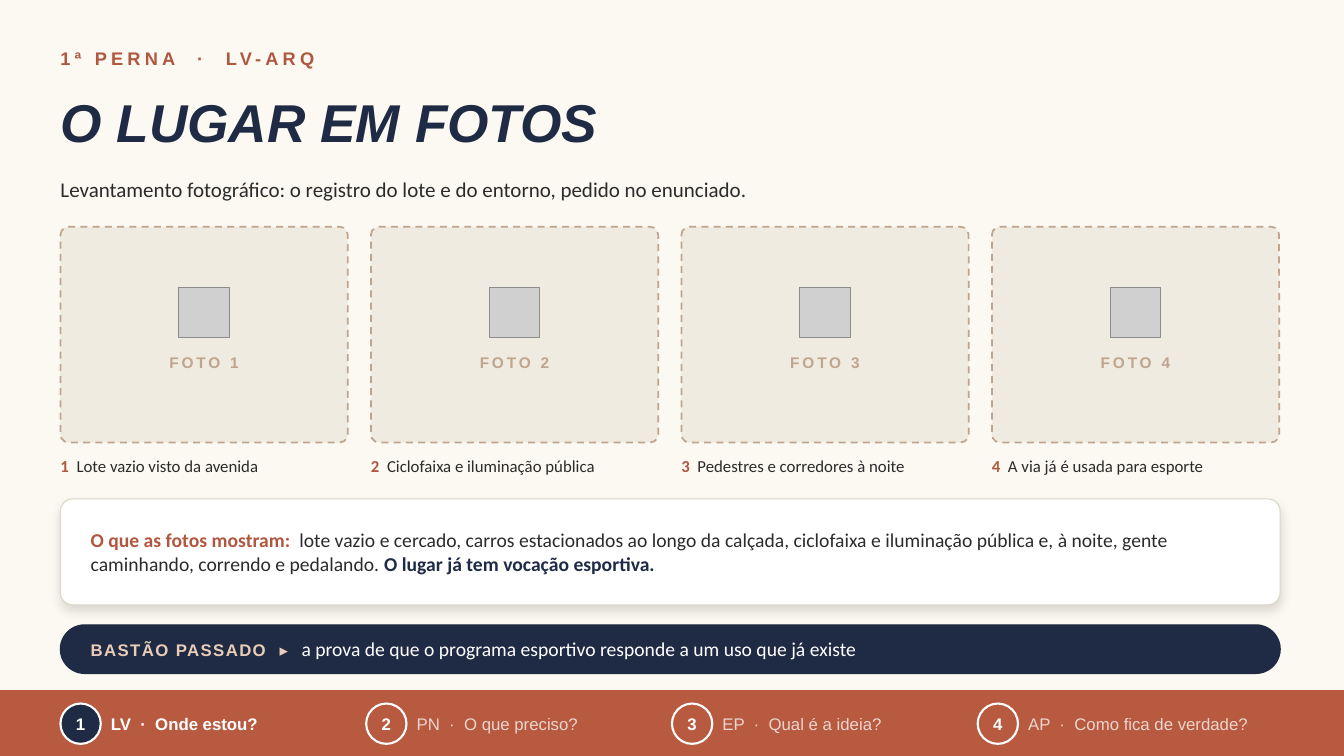
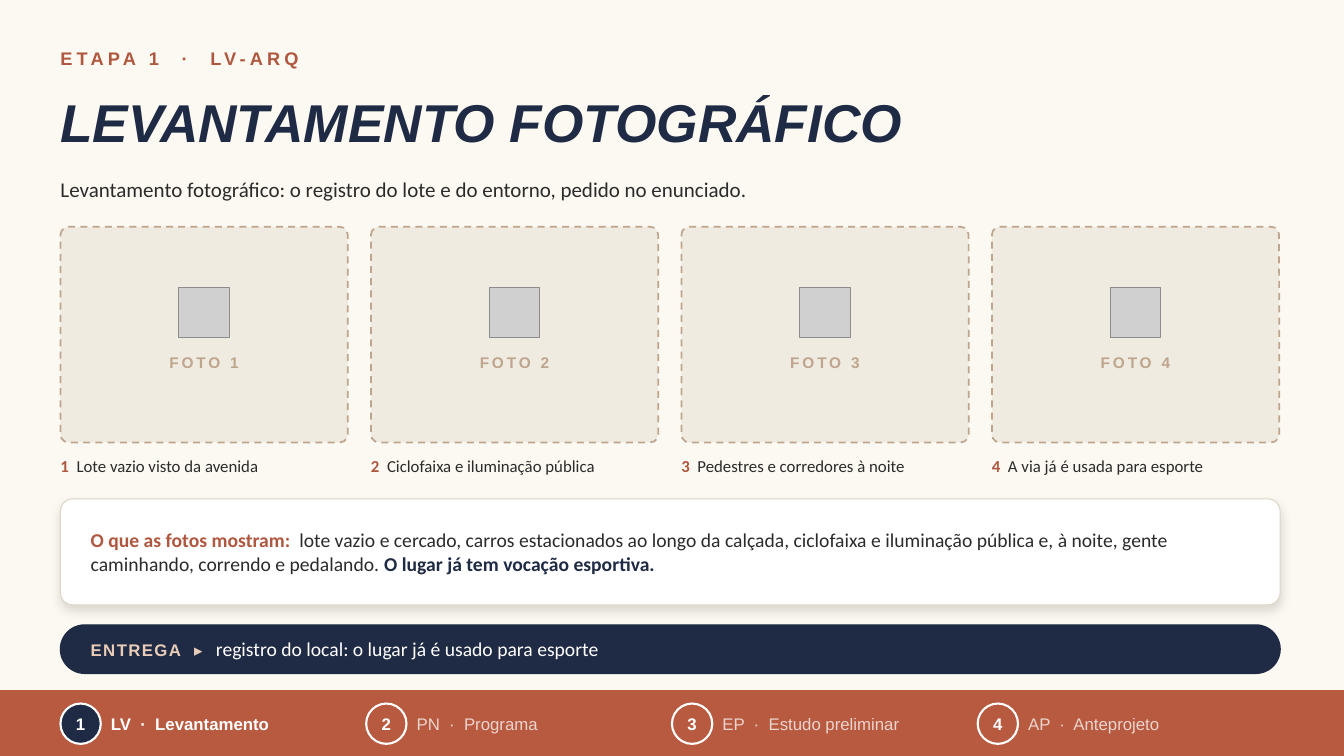
Before and after one commit to arqlais/slide, a slide deck: slide 5 of Claudio_Castro_de_Oliveira_Junior.pptx. Drawn at 1344x756 pixels with LibreOffice and Linux fonts; fonts in the diff are those of the drawing; grey boxes stand for pictures. Boxes give left, top, right and bottom in pixels: in the first picture for what was removed or moved away, otherwise in the second. Text is boxed around its words. In the diff, an @@ line names an element or a change of style, - is before the commit and + after.

```diff
--- a/Claudio_Castro_de_Oliveira_Junior.pptx
+++ b/Claudio_Castro_de_Oliveira_Junior.pptx
@@ text at (149, 52, 245, 65): text changed @@
-1ª PERNA · LV-ARQ
+ETAPA 1 · LV-ARQ
@@ text at (60, 100, 902, 143): text changed @@
-O LUGAR EM FOTOS
+LEVANTAMENTO FOTOGRÁFICO
@@ text at (91, 642, 598, 660): text changed @@
-BASTÃO PASSADO ▸ a prova de que o programa esportivo responde a um uso que já existe
+ENTREGA ▸ registro do local: o lugar já é usado para esporte
@@ text at (111, 718, 269, 730): text changed @@
-LV · Onde estou?
+LV · Levantamento
@@ text at (417, 718, 538, 734): text changed @@
-PN · O que preciso?
+PN · Programa
@@ text at (722, 718, 899, 734): text changed @@
-EP · Qual é a ideia?
+EP · Estudo preliminar
@@ text at (1028, 718, 1159, 734): text changed @@
-AP · Como fica de verdade?
+AP · Anteprojeto
```
Also in this commit, not shown: 9 other slides changed, 3 other files.
